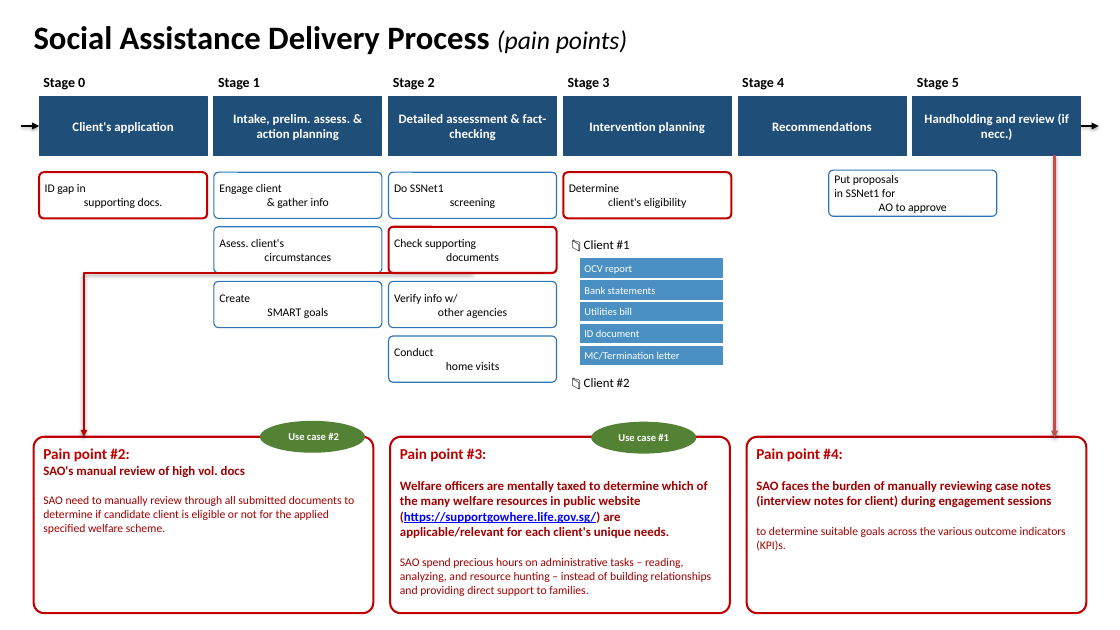
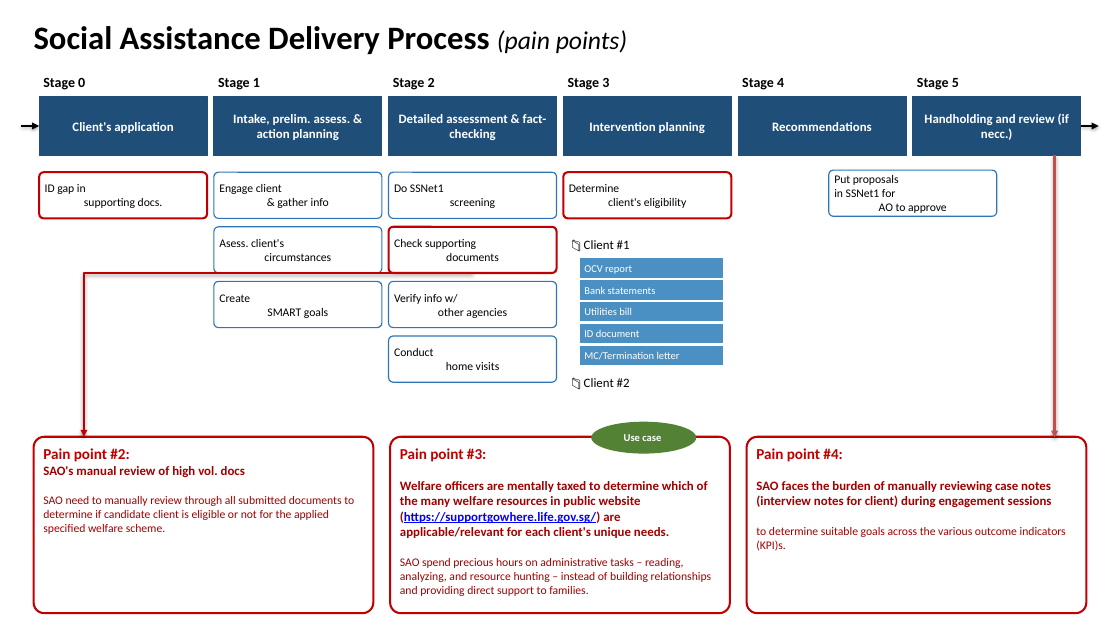
Before and after one commit to LCK030305/aibc-project, a slide deck: slide 6 of AI Champions Bootcamp! Capstone project_1 of 2_Lim Chee Kuen (Danny)_1998459F_May 2026.pptx (slide 2 before the commit). Drawn at 1120x630 pixels with LibreOffice and Linux fonts; fonts in the diff are those of the drawing. Boxes give left, top, right and bottom in pixels: in the first picture for what was removed or moved away, otherwise in the second. Text is boxed around its words. In the diff, an @@ line names an element or a change of style, - is before the commit and + after.

```diff
--- a/AI Champions Bootcamp! Capstone project_1 of 2_Lim Chee Kuen (Danny)_1998459F_May 2026.pptx
+++ b/AI Champions Bootcamp! Capstone project_1 of 2_Lim Chee Kuen (Danny)_1998459F_May 2026.pptx
@@ ellipse removed at [260,421,365,453] @@
-Use case #2
@@ text in ellipse at [624,434,661,441]: text changed @@
-Use case #1
+Use case
```
Also in this commit, not shown: 4 other slides changed, 3 slides added, 8 other files.
